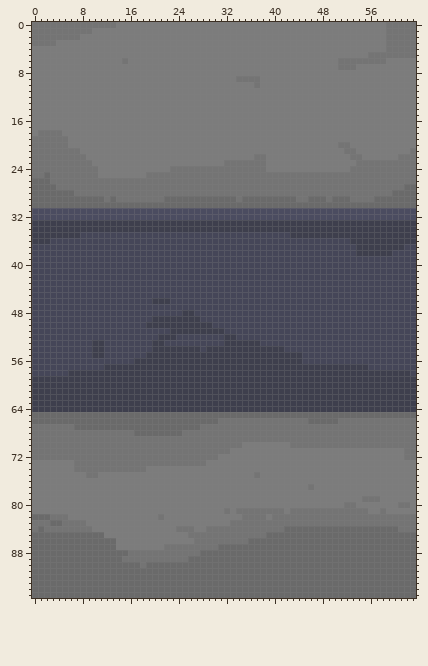
Edited in one commit: pixel-art file (Assets/Art/Aseprite/OfficeWall1.aseprite). Above: the version before the commit.
64x96 pixels, 1 frame. Colours within 5 levels of each other are drawn and written as one.
New version:
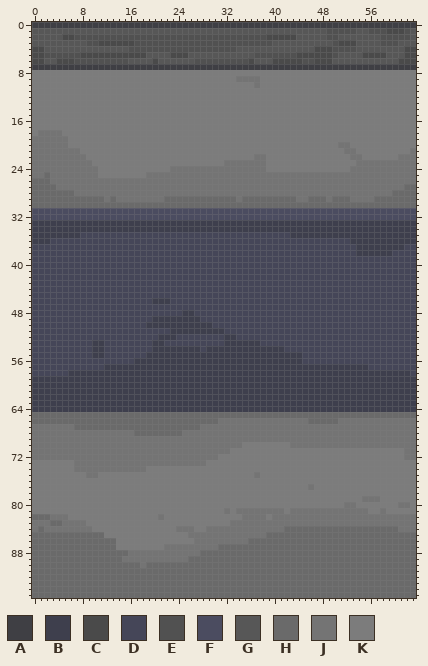
Palette (. is transparent): A #3f3f44  B #3e3f4d  C #4a4a4a  D #454658  E #515151  F #4b4c60  G #575757  H #6a6a6a  J #747474  K #7c7c7c
The exact change:
y 0: x 0..63 JJJJJJJJJJJJJJKKKKKKKKKKKKKKKKKKKKKKKKKKKKKKKKKKKKKKKKKKKKKJJJJJ -> AAAAAAAAAAAAAAAAAAAAAAAAAAAAAAAAAAAAAAAAAAAAAAAAAAAAAAAAAAAAAAAA
y 1: x 0..63 JJJJJJJJJJKKKKKKKKKKKKKKKKKKKKKKKKKKKKKKKKKKKKKKKKKKKKKKKKKJJJJJ -> GGGGGGGGGGGGGGGGGGGGGGGGGGGGGGGGGGGGGGGGGGGGGGGGGEEEEEGGEEECCCEG
y 2: x 0..63 JJJJJJJJKKKKKKKKKKKKKKKKKKKKKKKKKKKKKKKKKKKKKKKKKKKKKKKKKKKJJJJJ -> GGGGGCCEEEEEEEEEEEEEEEEEEEEEEEEEEEEEEEECCCCCGGGGGEEGGGGGGGEEEEEG
y 3: x 0..63 JJJJKKKKKKKKKKKKKKKKKKKKKKKKKKKKKKKKKKKKKKKKKKKKKKKKKKKKKKKJJJJJ -> GGGGGGGGGEECCCCCCEEEEEEEEEEEEEEEEEEEEEEEGGGGGGGGGGECCCGGGGEEEGGG
y 4: x 0..63 KKKKKKKKKKKKKKKKKKKKKKKKKKKKKKKKKKKKKKKKKKKKKKKKKKKKKKKKKKKJJJJJ -> CCGGGGGGGGGGGGGGEEEEEEEEEEEEEEEEEEGGGGGGGGGGGGGCCCEEEEGGGGGGGGCC
y 5: x 0..63 KKKKKKKKKKKKKKKKKKKKKKKKKKKKKKKKKKKKKKKKKKKKKKKKKKKKKKKKJJJJJJJJ -> CCEEEEEECCCCCCCCCCCGGGGCCCGGGGGGGGGGGEEEEEEECCCCCCEGGGGCCCCGGGCC
y 6: x 0..63 KKKKKKKKKKKKKKKJKKKKKKKKKKKKKKKKKKKKKKKKKKKKKKKKKKKJJJJJJJJKKKKK -> CCGGCCCEEEEEEEEEGGGGCGGGGGGEEEEEEEEECGGGCCCCCEECCCGGGGGGGGGGGCCC
y 7: x 0..63 KKKKKKKKKKKKKKKKKKKKKKKKKKKKKKKKKKKKKKKKKKKKKKKKKKKJJJKKKKKKKKKK -> AAAAAAAAAAAAAAAAAAAAAAAAAAAAAAAAAAAAAAAAAAAAAAAAAAAAAAAAAAAAAAAA
Boxes around the changes in both pictures, in picture pixels (x1, y1, x2, y2):
changed: (32, 22, 416, 70)
